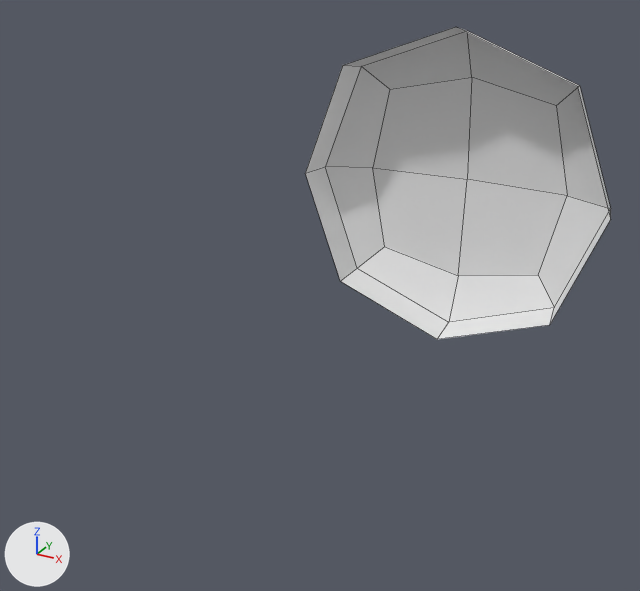
A saved change to the OBJ model assets/models/microwave/button.obj.
The view is the same before and after, from a 50 mm lens placed at (-1.399, 0.41, 0.93), pointed at (-1.626, 0.822, 0.724). The axes (+X, +Y, +Z) are drawn at lower left. The lights are the same throughout. The older version comes first. Mesh edges are drawn as thin lines. Where no turn or scale is listed for an object, it has been applied to the vertices.

The older version as bpy lines, for what is in view:
```python
me_cube_001 = bpy.data.meshes.new('Cube.001')
me_cube_001.from_pydata(...)  # 25 vertices, 20 faces; spans x -1.715..-1.495, y 0.962..1.004, z 0.64..0.86
# before: 0 (-1.525, 0.962, 0.67) at pixel (549, 325), 1 (-1.525, 0.962, 0.83) at pixel (577, 86), 2 (-1.685, 0.962, 0.67) at pixel (340, 281), 3 (-1.685, 0.962, 0.83) at pixel (342, 65), 8 (-1.605, 0.962, 0.64) at pixel (437, 339)
# before: 9 (-1.495, 0.962, 0.75) at pixel (610, 219), 10 (-1.605, 0.962, 0.86) at pixel (455, 26), 11 (-1.715, 0.962, 0.75) at pixel (305, 173)
ob_cube_001 = bpy.data.objects.new('Cube.001', me_cube_001)
ob_cube_001.location = (0.0, 0.0, 0.0)
```
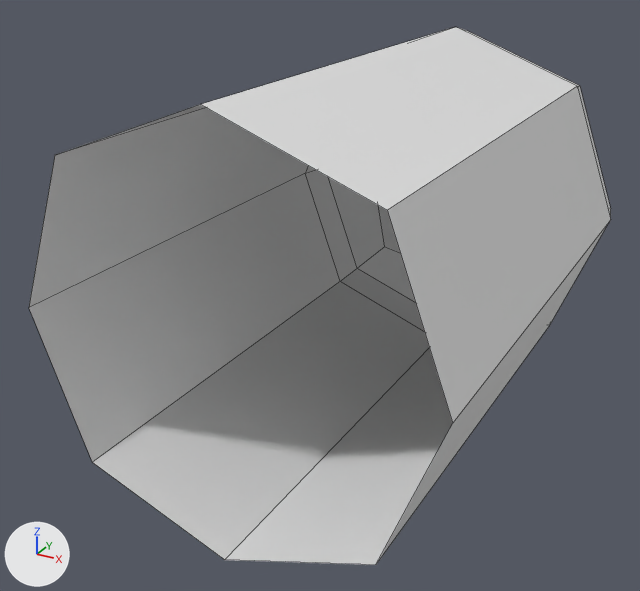
Boxes (x1, y1, x2, y2) around the edits, measured in the pictures (640 x 591 px):
'Cube.001', reshaped (90% wider, 72% taller)
    before: (305, 27, 611, 339)
    after: (29, 27, 611, 565)
part 1 of me_cube_001, added
    after: (29, 27, 611, 565)

The edits, one by one:
me_cube_001 is used by ob_cube_001; location (0.0, 0.0, 0.0).
Verts and faces of me_cube_001; kept vertices keep their numbers, new ones are numbered from 25.
me_cube_001 had 25 vertices, 20 faces and spanned x -1.715..-1.495, y 0.962..1.004, z 0.64..0.86.
me_cube_001 now has 33 vertices, 28 faces and spans x -1.715..-1.495, y 0.688..1.004, z 0.64..0.86.
Part 1, on me_cube_001:
New vertices 25 to 32 stand at vertices 0 to 3, 8 to 11, in that order, plus (0.0, -0.274, 0.0).
New faces: (0, 9, 30, 25), (2, 8, 29, 27), (2, 27, 32, 11), (3, 28, 31, 10), (1, 26, 30, 9), (0, 25, 29, 8).
New faces: (3, 11, 32, 28), (1, 10, 31, 26).
